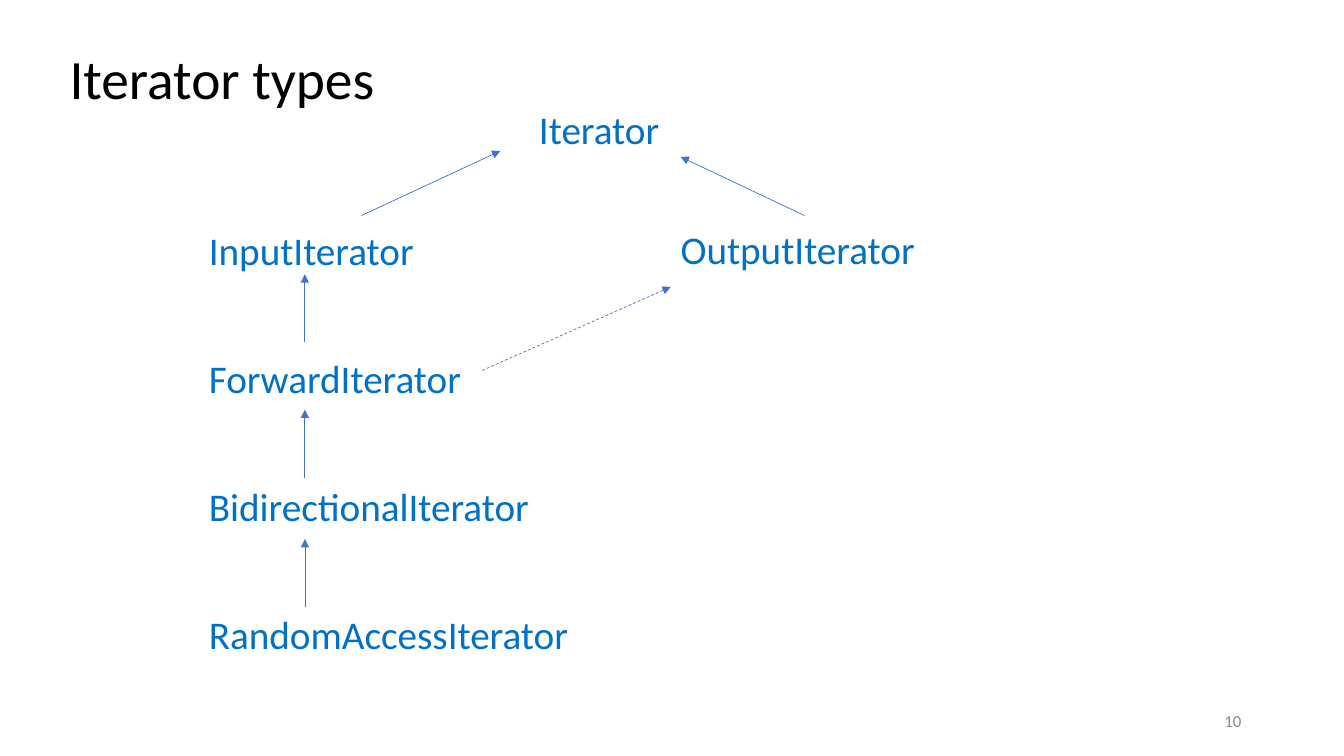
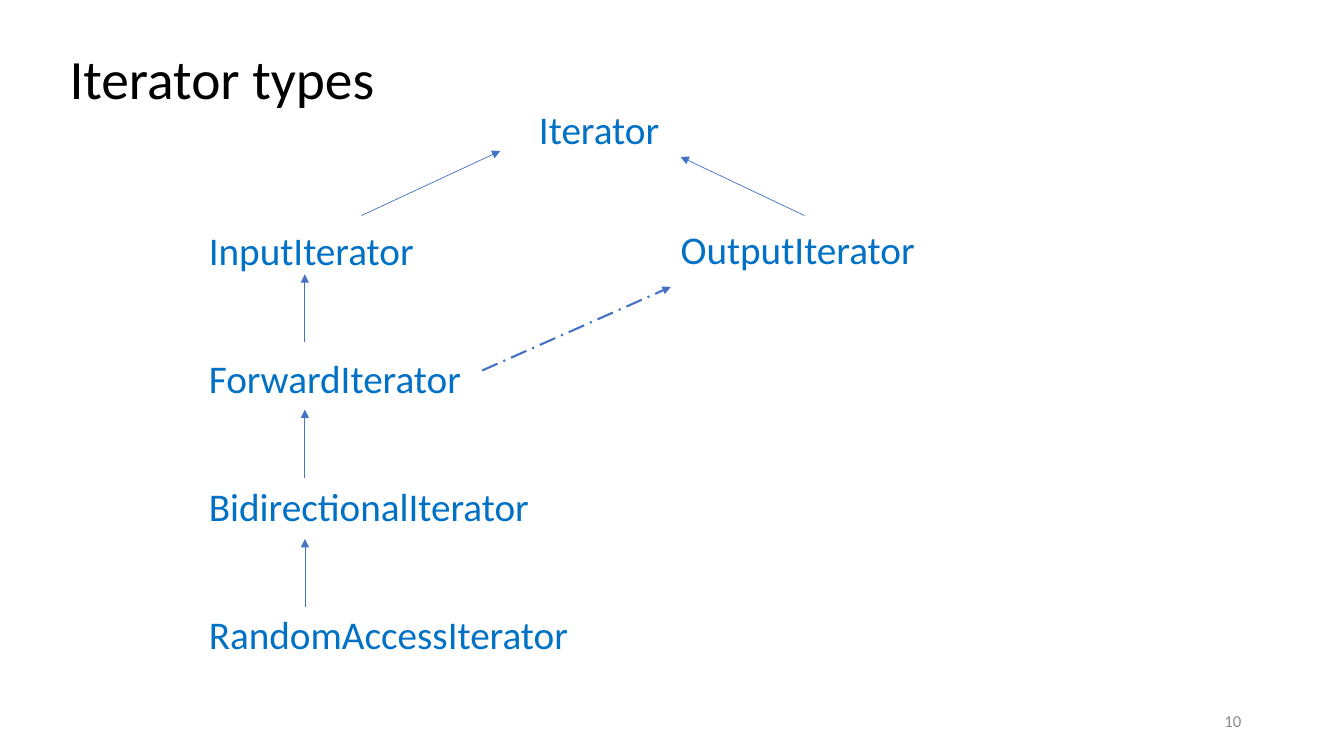
Before and after one commit to rarutyun/cpp-courses, a slide deck: slide 10 of 08_iterators/08_iterators.pptx. Drawn at 1344x756 pixels with LibreOffice and Linux fonts; fonts in the diff are those of the drawing. Boxes give left, top, right and bottom in pixels: in the first picture for what was removed or moved away, otherwise in the second. Text is boxed around its words. In the diff, an @@ line names an element or a change of style, - is before the commit and + after.

Commit message:
The iterators lecture minor improvements

```diff
--- a/08_iterators/08_iterators.pptx
+++ b/08_iterators/08_iterators.pptx
@@ arrow (482, 371) - (670, 287): stroke #4472C4 0.5 pt dashed to #4472C4 1.5 pt dashed @@
```
Also in this commit, not shown: 9 other slides changed, 1 slide added.
